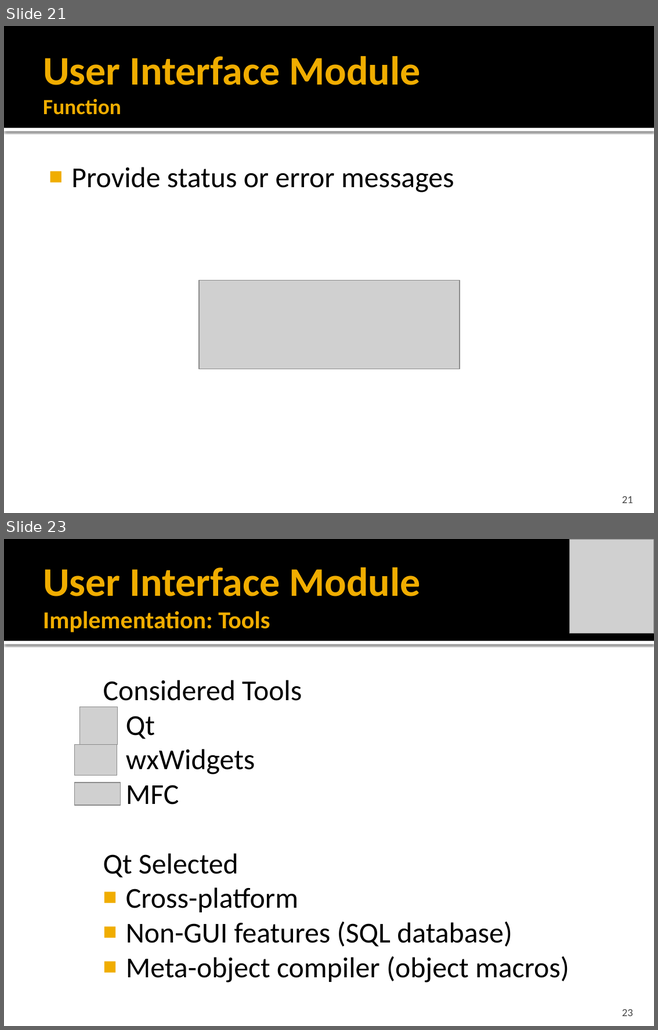
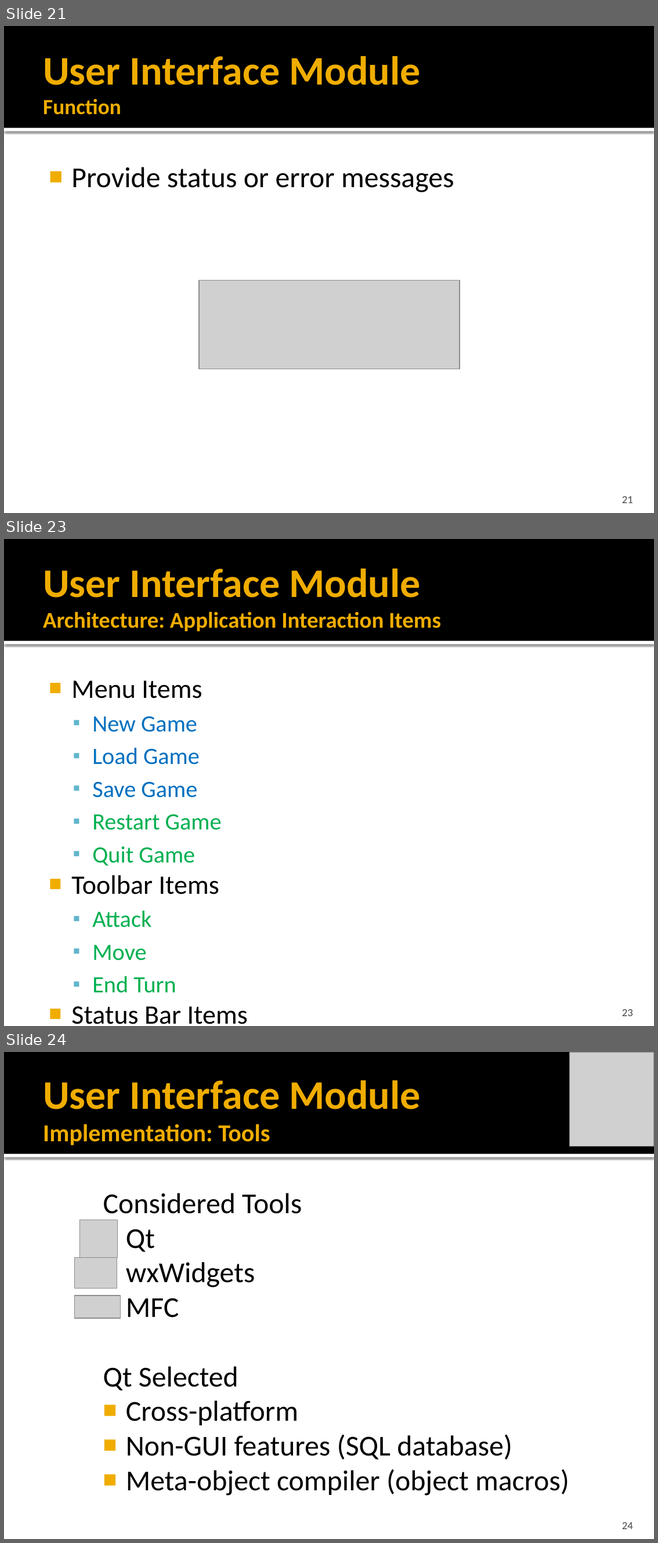
Before and after one commit to idxExtropy/duel-reality, a slide deck: Docs/DUEL REALITY .pptx. Shown one above the other, each under a label of ours: slides 21 and 23 before the commit, slides 21, 23 and 24 after it; the slides between them are not shown. The pictures are 658x1030 and 658x1543 pixels, drawn with LibreOffice and Linux fonts; fonts in the diff are those of the drawing; grey boxes stand for pictures. Boxes give left, top, right and bottom in pixels: in the first picture for what was removed or moved away, otherwise in the second. Text is boxed around its words. In the diff, an @@ line names an element or a change of style, - is before the commit and + after.

```diff
--- a/Docs/DUEL REALITY .pptx
+++ b/Docs/DUEL REALITY .pptx
@@ slide 23 added at (x1=4, y1=539, x2=654, y2=1026), background #FFFFFF; not listed: 2 template elements that a slide beside it also shows @@
@@ title added at (x1=43, y1=569, x2=441, y2=631), 25 pt, text #F0AD00, bold @@
+User Interface Module
+Architecture: Application Interaction Items
@@ text added at (x1=71, y1=681, x2=248, y2=1024), 25.9 pt, text #00B050 @@
+■ Menu Items
+  ▪ New Game
+  ▪ Load Game
+  ▪ Save Game
+  ▪ Restart Game
+  ▪ Quit Game
+■ Toolbar Items
+  ▪ Attack
+  ▪ Move
+  ▪ End Turn
+■ Status Bar Items
@@ page number added at (x1=622, y1=1009, x2=633, y2=1016), 12 pt, text #454545 @@
+23
@@ what was slide 23 is now slide 24 @@
@@ page number at (x1=622, y1=1522, x2=633, y2=1529): text changed @@
-23
+24
```
Also in this commit, not shown: 5 slides changed, 1 other slide added.
